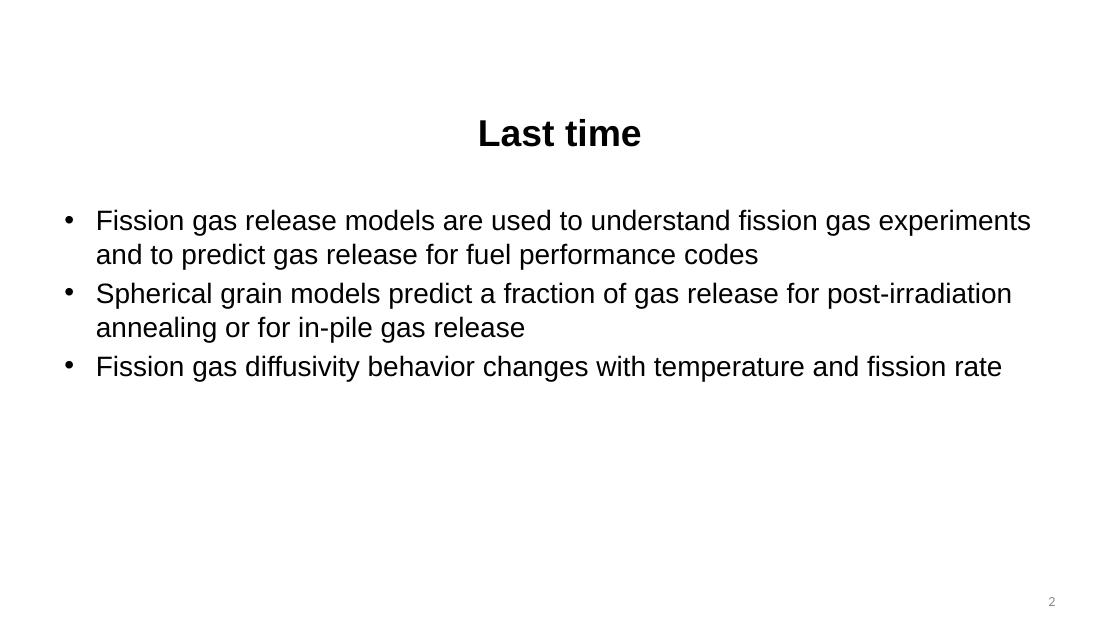
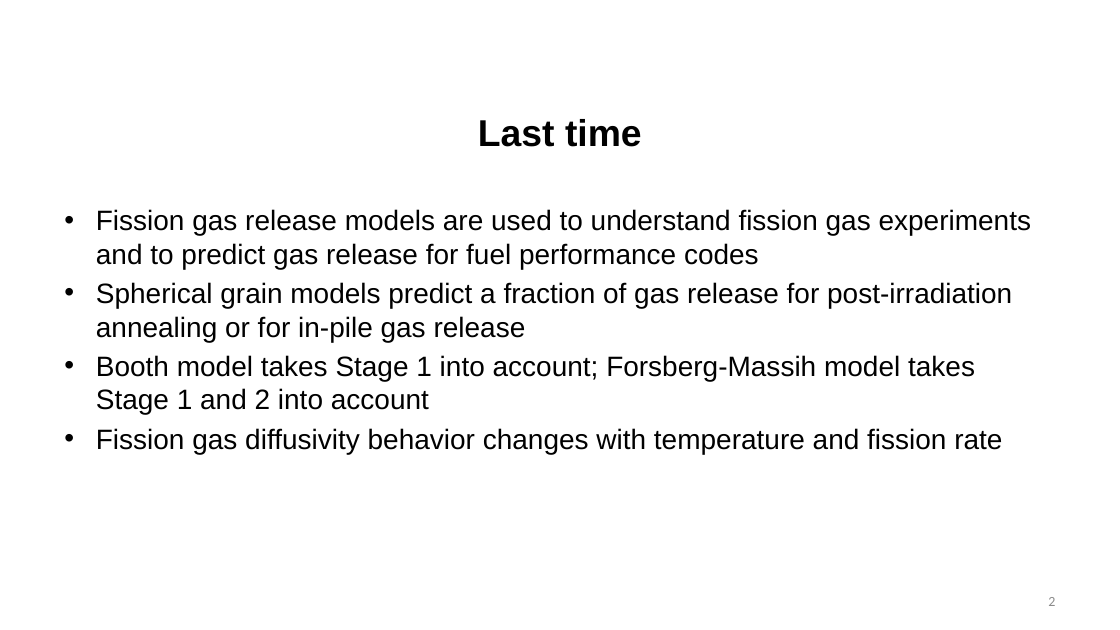
Before and after one commit to benbeeler/TEACHING, a slide deck: slide 2 of Nuclear_Fuel_Performance/NE533_Spring2022/section3/Lec14_swelling.pptx. Drawn at 1120x630 pixels with LibreOffice and Linux fonts; fonts in the diff are those of the drawing; background and template pictures are left out. Boxes give left, top, right and bottom in pixels: in the first picture for what was removed or moved away, otherwise in the second. Text is boxed around its words. In the diff, an @@ line names an element or a change of style, - is before the commit and + after.

```diff
--- a/Nuclear_Fuel_Performance/NE533_Spring2022/section3/Lec14_swelling.pptx
+++ b/Nuclear_Fuel_Performance/NE533_Spring2022/section3/Lec14_swelling.pptx
@@ text at (96,355,975,414): paragraph added @@
+• Booth model takes Stage 1 into account; Forsberg-Massih model takes Stage 1 and 2 into account
```
Also in this commit, not shown: 2 other slides changed, 7 slides added, 25 other files.
